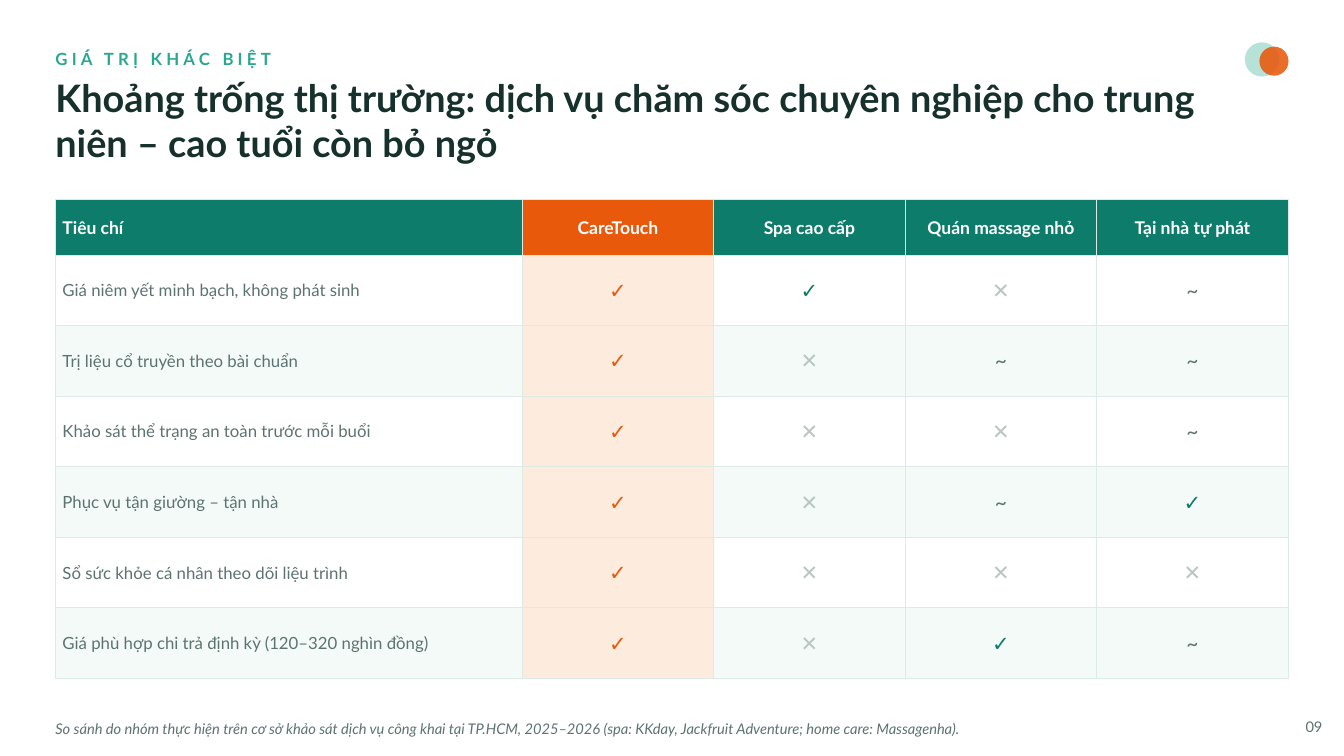
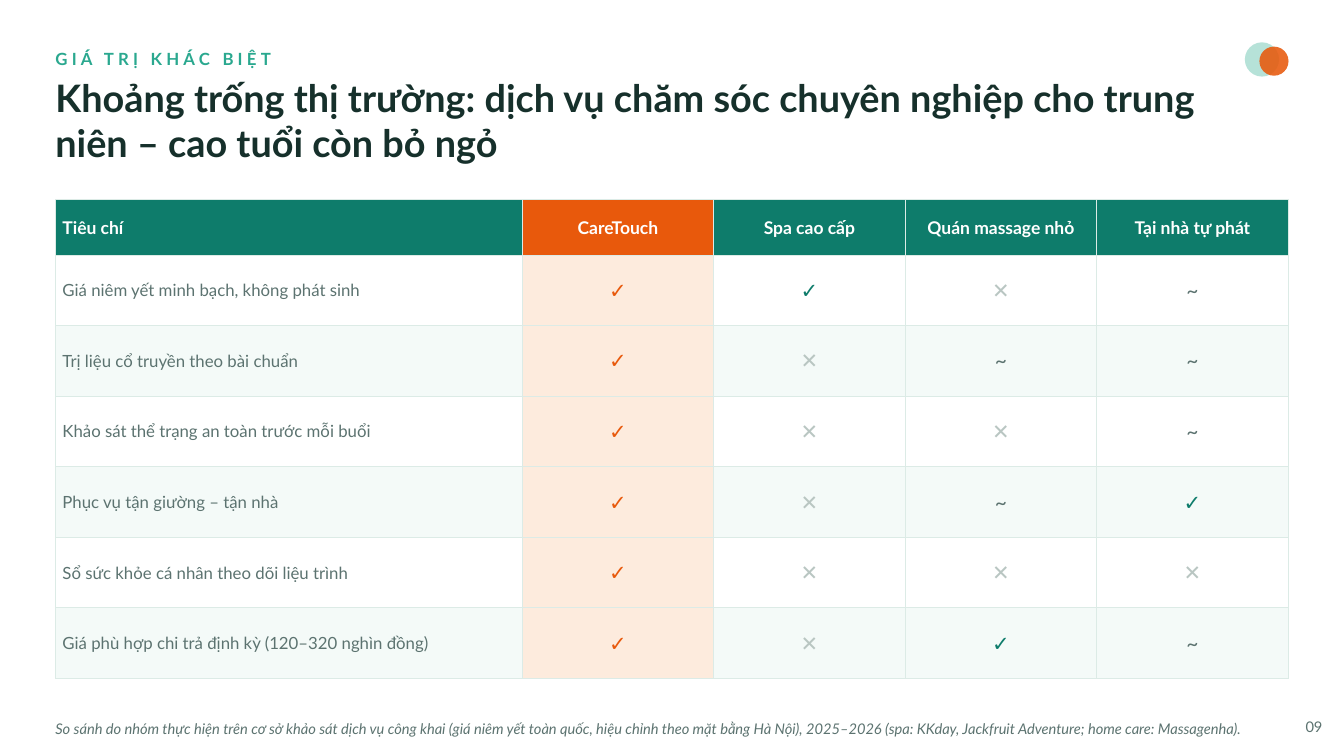
Before and after one commit to Hacogiye/CareTouch, a slide deck: slide 9 of CareTouch-deck.pptx. Drawn at 1344x756 pixels with LibreOffice and Linux fonts; fonts in the diff are those of the drawing. Boxes give left, top, right and bottom in pixels: in the first picture for what was removed or moved away, otherwise in the second. Text is boxed around its words. In the diff, an @@ line names an element or a change of style, - is before the commit and + after.

Commit message:
Xóa An Khang Đường; slide tự động hiện hết; cập nhật số liệu nhóm; thêm châm cứu
Nội dung:
- Xóa hoàn toàn "An Khang Đường" khỏi báo cáo, PPTX và web (bìa, mục lục, ch.1,
  Phụ lục B). Xóa 2 file gốc bao-cao-an-khang-duong.docx / slide-an-khang-duong.pptx.
- PPTX: mọi slide tự động hiện khi mở (không cần bấm chuột) như slide bìa/kết;
  add_anim.py sinh PLAN từ shape thật + chuẩn hóa id trùng (hết lỗi repair/mất hiệu ứng).
- Tài chính theo số liệu nhóm cập nhật: thuê 35tr/tháng, máy móc 12,8tr, đồng phục 10tr,
  dự phòng 25tr, quảng bá 15tr → CAPEX 306tr + vốn lưu động 130tr = tổng 436tr;
  chi phí cố định 73tr/tháng; hòa vốn T5, hoàn vốn 19-20 tháng.
- Châm cứu – cứu ngải (250.000đ) là dịch vụ bình thường: thêm vào bảng giá, PPTX,
  báo cáo và web (hero, bảng giá, form đặt lịch). Bỏ cách nói "bao gồm châm cứu".
- Biểu đồ tròn cơ cấu vốn 436tr (assets/chart_capital.png) đồng bộ DOCX/PPTX/HTML.
- Sửa ngôn từ lủng củng trên slide; landing: địa chỉ khách hàng đổi sang Hà Nội.

```diff
--- a/CareTouch-deck.pptx
+++ b/CareTouch-deck.pptx
@@ text at bbox=[55, 721, 1241, 737]: text changed @@
-So sánh do nhóm thực hiện trên cơ sở khảo sát dịch vụ công khai tại TP.HCM, 2025–2026 (spa: KKday, Jackfruit Adventure; home care: Massagenha).
+So sánh do nhóm thực hiện trên cơ sở khảo sát dịch vụ công khai (giá niêm yết toàn quốc, hiệu chỉnh theo mặt bằng Hà Nội), 2025–2026 (spa: KKday, Jackfruit Adventure; home care: Massagenha).
```
Also in this commit, not shown: 10 other slides changed, 2 slides added, 12 other files.
